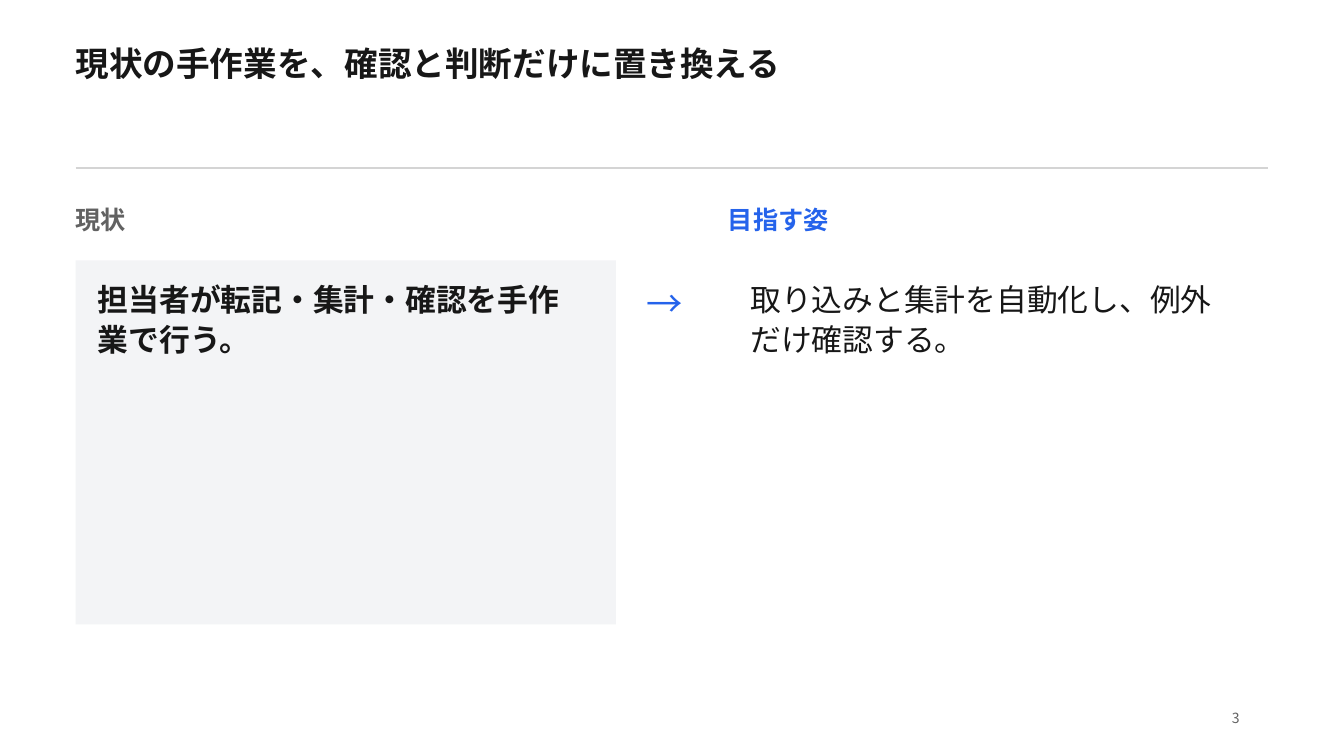
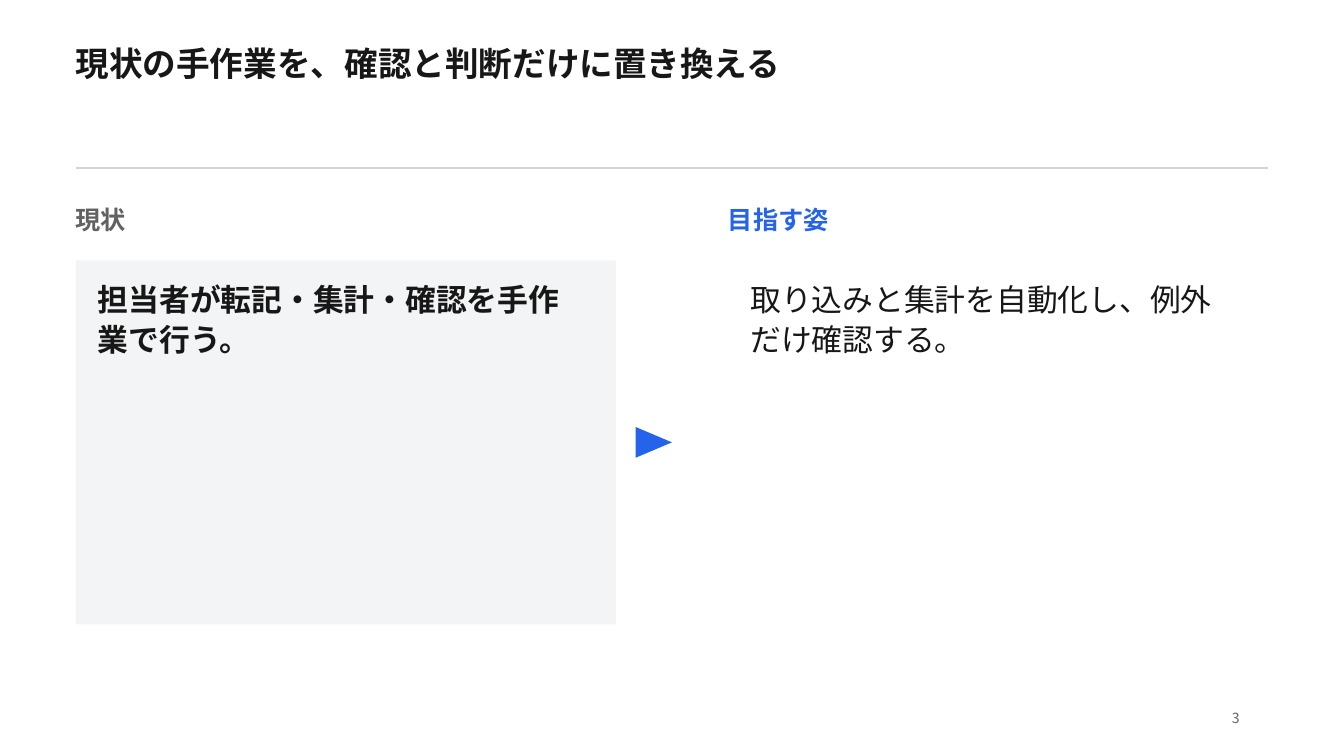
Before and after one commit to Skyjoy0512/Memora-iOS, a slide deck: slide 3 of docs/presentation-integration/scenarios/B/B.pptx. Drawn at 1344x756 pixels with LibreOffice and Linux fonts; fonts in the diff are those of the drawing. Boxes give left, top, right and bottom in pixels: in the first picture for what was removed or moved away, otherwise in the second. Text is boxed around its words. In the diff, an @@ line names an element or a change of style, - is before the commit and + after.

```diff
--- a/docs/presentation-integration/scenarios/B/B.pptx
+++ b/docs/presentation-integration/scenarios/B/B.pptx
@@ text removed at <box>647,277,704,336</box> @@
-→
@@ freeform shape added at <box>636,427,673,459</box>, fill #2563EB @@
```
Also in this commit, not shown: 13 other files.
